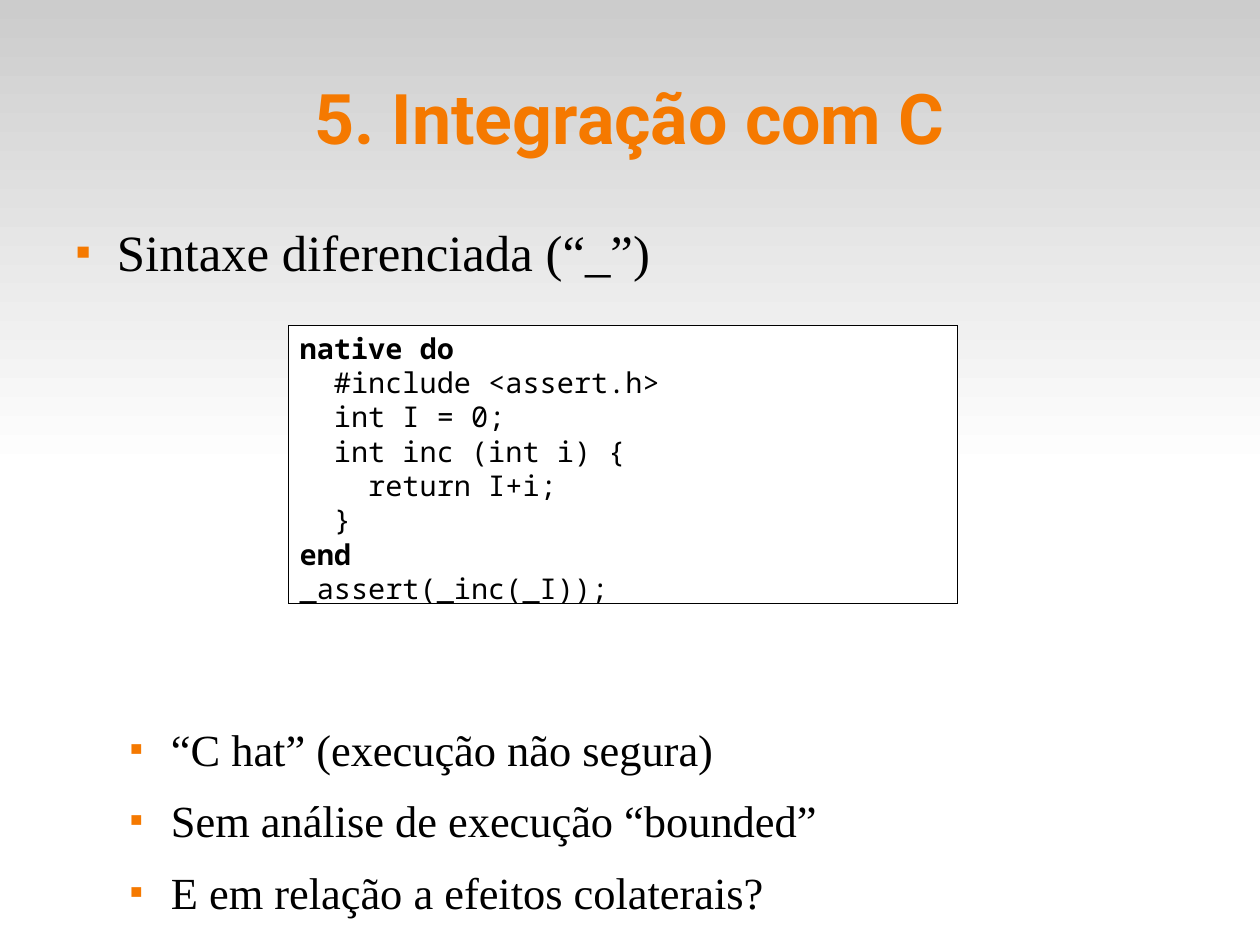
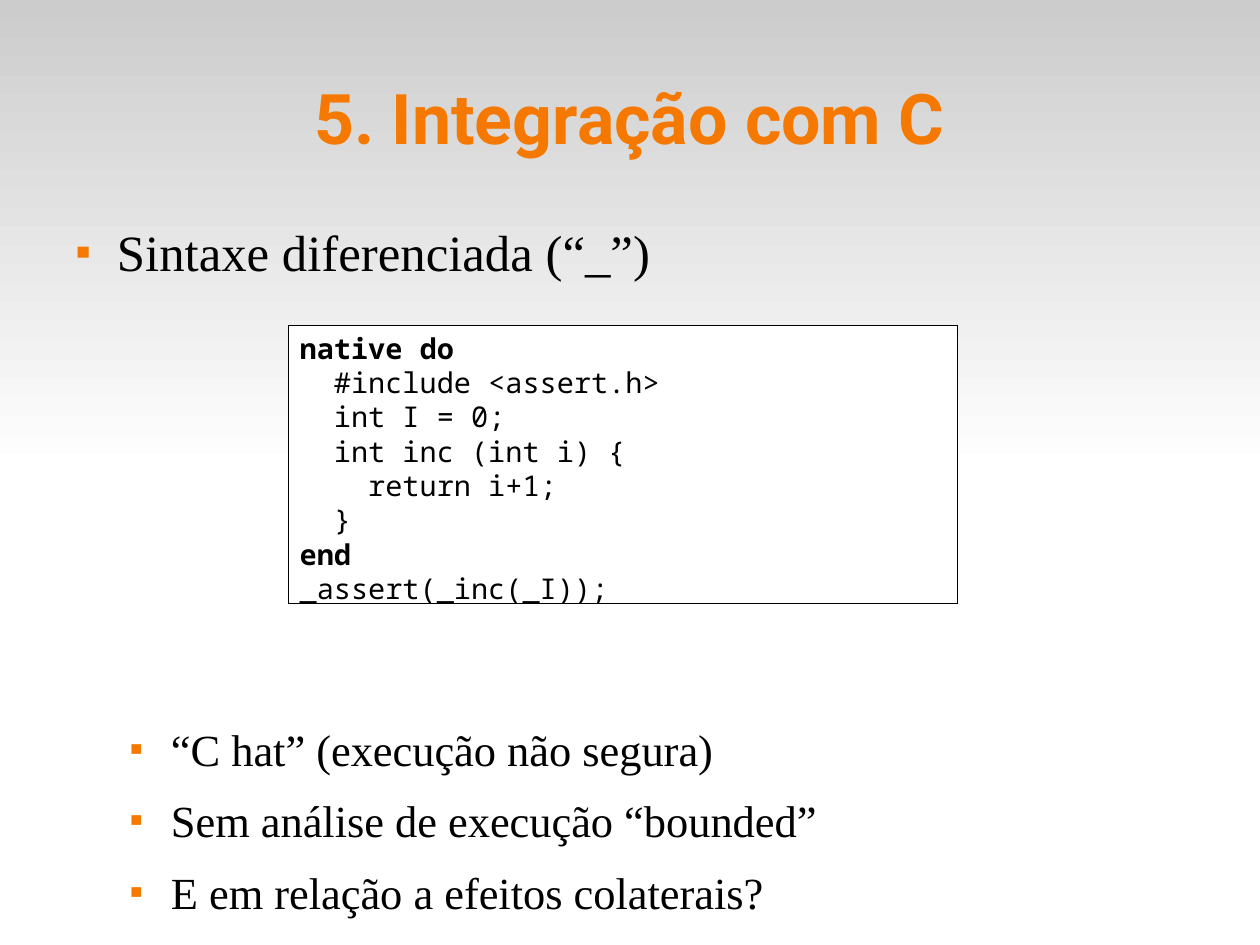
Before and after one commit to fsantanna-uerj/reativos, a slide deck: slide 12 of slides/06_ceu.odp. Drawn at 1260x945 pixels with LibreOffice and Linux fonts; fonts in the diff are those of the drawing. Boxes give left, top, right and bottom in pixels: in the first picture for what was removed or moved away, otherwise in the second. Text is boxed around its words. In the diff, an @@ line names an element or a change of style, - is before the commit and + after.

```diff
--- a/slides/06_ceu.odp
+++ b/slides/06_ceu.odp
@@ text in rectangle at <box>368,474,557,500</box>: text changed @@
-return I+i;
+return i+1;
```
Also in this commit, not shown: 2 other files.
